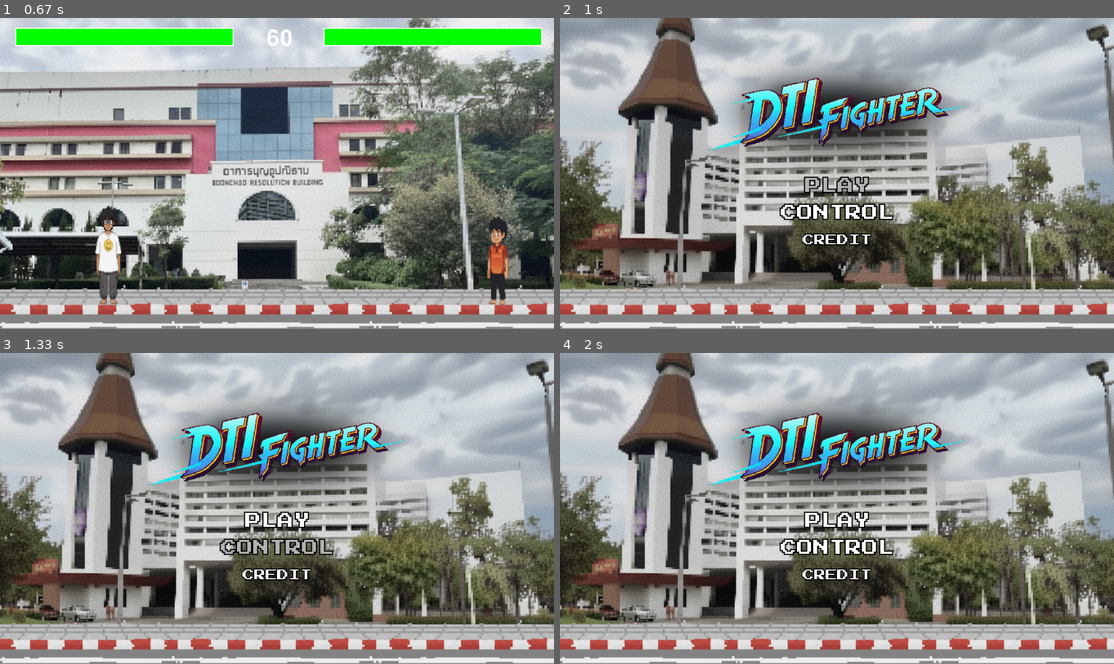
Above: before the commit, frames 1-4 (two rows, left to right).
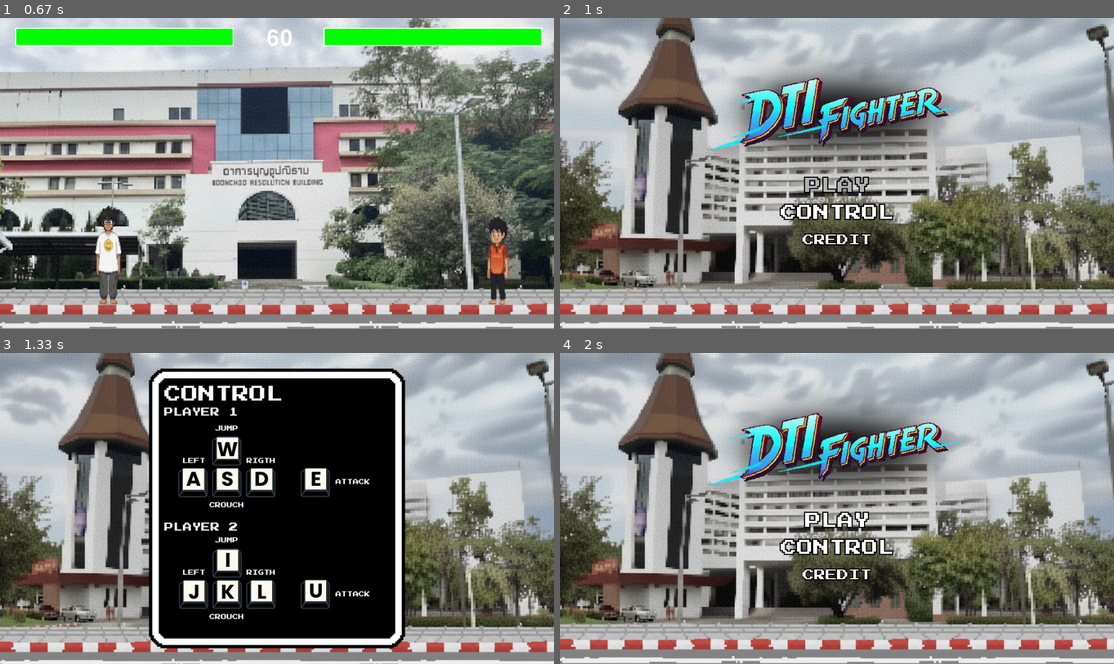
Above: after the commit, the same moments.

Repository: Blacxs23/5TuaSureJing-Python-Game-Project
Game: pygame game, started from New-game/Menu.py
Same seed, same stepped clock (60 frames per second), same inputs: the game is played once before the commit and once after it.
Inputs (mouse positions are in pixels of both pictures, inside the frame that each line leads up to):
- Up to frame 1 (0.67 s): click (277, 185) at 0.38 s
- Up to frame 2 (1 s): hold Esc from 0.67 s (still down); hold D from 0.67 s (still down); move the mouse to (814, 185) at 0.7 s
- Up to frame 3 (1.33 s): release Esc at 1.13 s; release D at 1.13 s; click (277, 545) at 1.22 s
- Up to frame 4 (2 s): hold Esc from 1.67 s (still down); move the mouse to (704, 511) at 1.7 s; tap J at 1.73 s

Frames 1-2 are identical in both runs. In frame 3, 44% of the frame differs, in the area x 0-100%, y 4-100%; in frame 4, nothing differs.

Commit message:
add control

Diff:
--- a/New-game/Control.py
+++ b/New-game/Control.py
@@ -4,11 +4,51 @@
 
 def control(screen):
     #setting game window
-    screen_width = 1024
-    screen_height = 576
-    screen = pygame.display.set_mode((screen_width, screen_height))
-    pygame.display.set_caption("DTI Fighter - control")
+    screen_w = 1024
+    screen_h = 576
+    screen = pygame.display.set_mode((screen_w, screen_h))
+    pygame.display.set_caption("DTI Fighter - Control")
 
     #Set framerate
     clock = pygame.time.Clock()
     FPS = 60
+
+    #import background image
+    bg_image = pygame.image.load("New-game/asset/bg/control.png")
+    # screen.blit(bg_start,(0,0))
+
+    #import music
+    pygame.mixer.music.load("New-game/asset/sound/musiclobby.mp3")
+    pygame.mixer.music.set_volume(0.5)
+    pygame.mixer.music.play(-1, 0.0, 5000)
+
+    #function for drawing background
+    def draw_bg():
+        scaled_bg = pygame.transform.scale(bg_image, (screen_w, screen_h))
+        screen.blit(scaled_bg, (0,0))
+
+    #update display
+    pygame.display.update()
+
+    run = True
+    while run: #all running game code must in this while loop
+
+        #add clock tick to limit player movement
+        clock.tick(FPS)
+
+        #draw bg
+        draw_bg()
+
+        #update display
+        pygame.display.update()
+
+        #chech if press exit button
+        for event in pygame.event.get():
+            if event.type == pygame.QUIT:
+                pygame.quit()
+                return
+
+            if event.type == pygame.KEYDOWN and event.key == pygame.K_ESCAPE:
+                run = False
+
+    return
--- a/New-game/Menu.py
+++ b/New-game/Menu.py
@@ -1,6 +1,7 @@
 import pygame
 import sys
 from Main import main_game
+from Control import control
 from pygame import mixer
 
 pygame.init()
@@ -113,6 +114,7 @@
 
                 if current_control == "control":
                     if control_default_rect.collidepoint(mouse_pos):
+                        control(screen)
                         print("control!")
 
                 if current_credit == "credit":
